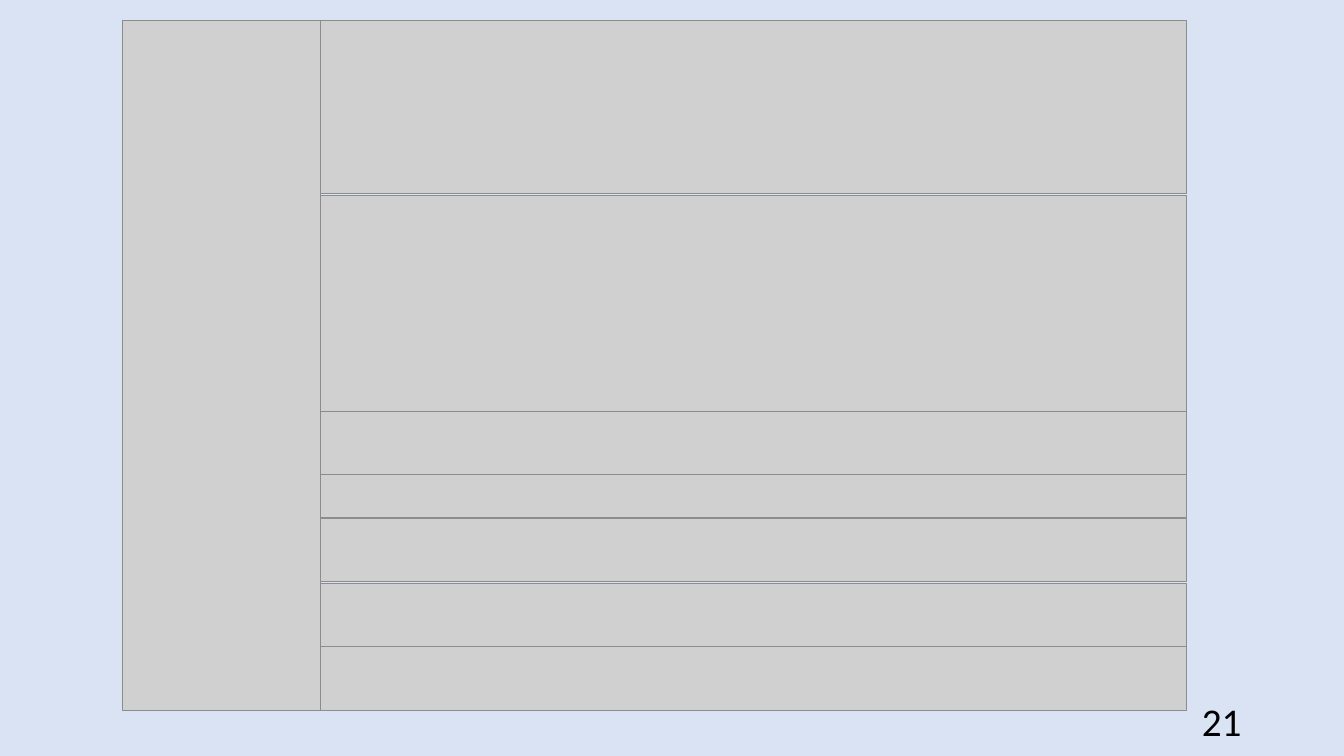
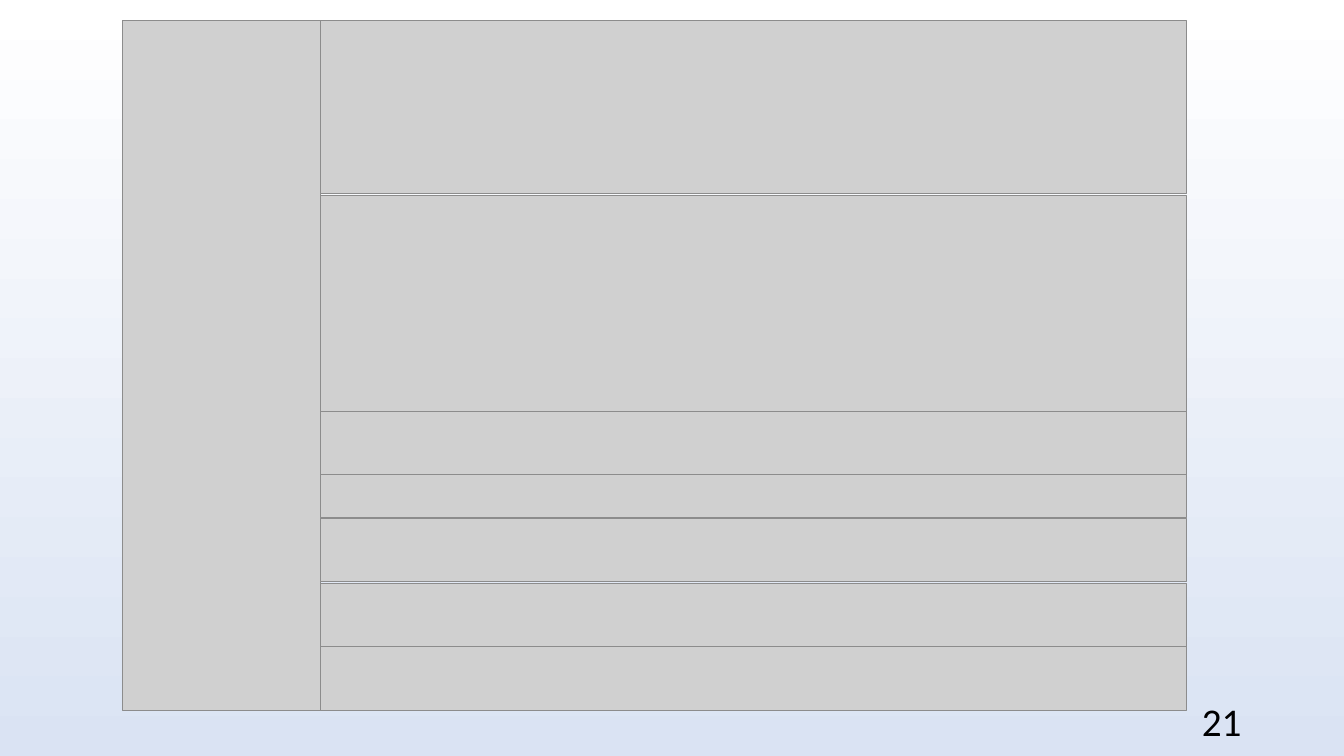
Before and after one commit to churakovra/graduateWork, a slide deck: slide 32 of product/vkr_pres.pptx (slide 30 before the commit). Drawn at 1344x756 pixels with LibreOffice and Linux fonts; fonts in the diff are those of the drawing; grey boxes stand for pictures. Boxes give left, top, right and bottom in pixels: in the first picture for what was removed or moved away, otherwise in the second. Text is boxed around its words. In the diff, an @@ line names an element or a change of style, - is before the commit and + after.

```diff
--- a/product/vkr_pres.pptx
+++ b/product/vkr_pres.pptx
@@ background #DAE3F3 to gradient #FFFFFF to #DAE3F3 @@
```
Also in this commit, not shown: 8 other slides changed, 3 slides added, 1 slide removed, 8 other files.
